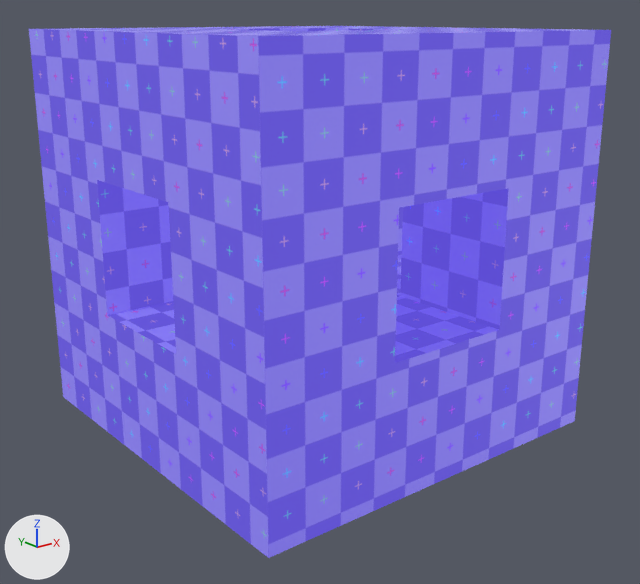
One commit to the FBX model editor/assets/models/fbx/Sponge.fbx: the scene before it, then after it.
Both versions are drawn from a 50 mm camera at (-2.76, -3.52, 1.07) aimed at (-0.02, -0.1, -0.3). Arrows for +X, +Y and +Z are at lower left; the lights stay in place.

The first picture shows 'Sponge'.
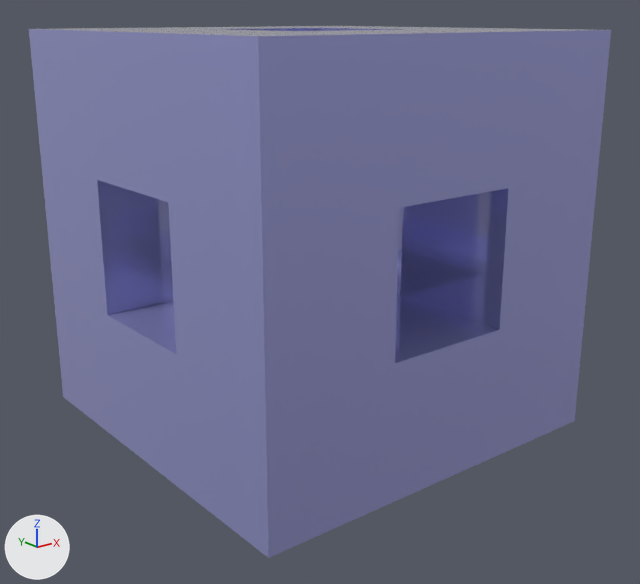
The edits, one by one:
Material 'RandomPBRMaterial.034' (mat_randompbrmaterial_034) is new.
Its base color is (0.434, 0.444, 0.855) (blue #b0b2ee).
Its metallic is 0.537.
Its roughness is 0.0689.
me_sponge has 64 vertices, 72 faces and spans x -1.0..1.0, y -1.0..1.0, z -1.0..1.0.
me_sponge no longer uses material mat_randommaterial_011 (picture img_uv_debug_png).
me_sponge now uses material mat_randompbrmaterial_034 (blue #b0b2ee).

Where the change shows, as pixel boxes (x1, y1, x2, y2) in the pictures (640 x 584 px):
'Sponge', recoloured
    both: (29, 26, 611, 558)
